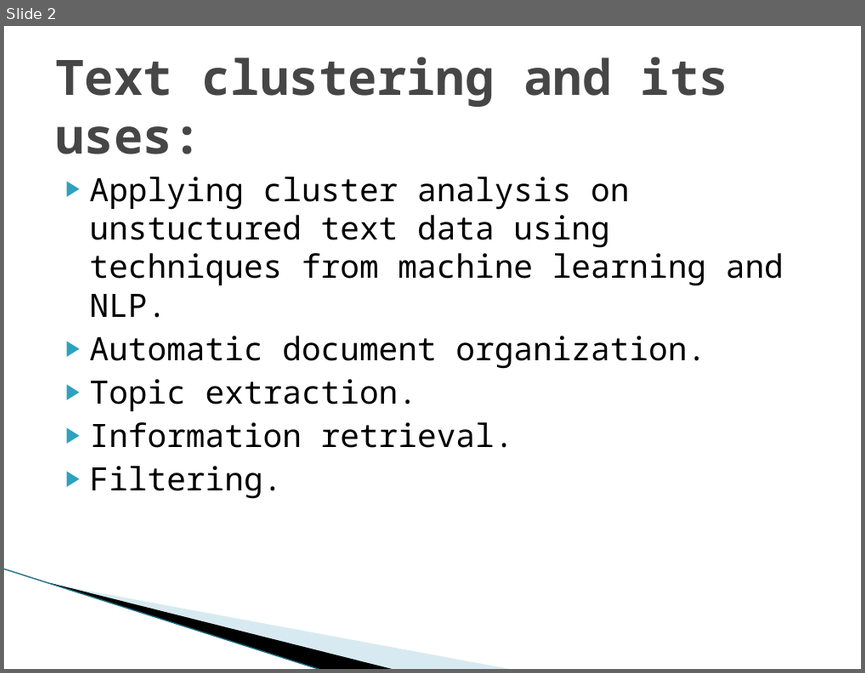
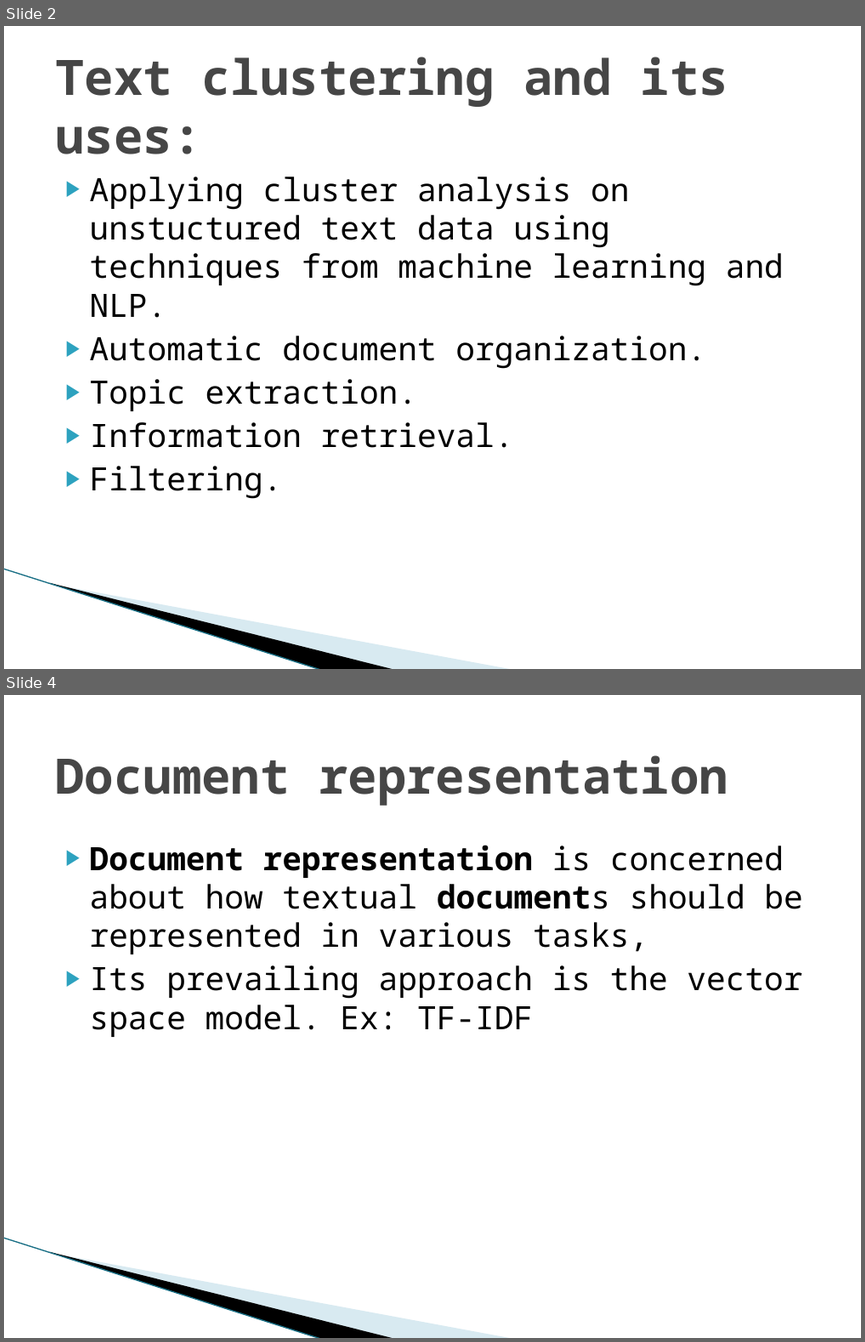
Before and after one commit to Ray784/mini_project, a slide deck: Project ppt.pptx. Shown one above the other, each under a label of ours: slide 2 before the commit, slides 2 and 4 after it; the slides between them are not shown. The pictures are 865x673 and 865x1342 pixels, drawn with LibreOffice and Linux fonts; fonts in the diff are those of the drawing; background and template pictures are left out. Boxes give left, top, right and bottom in pixels: in the first picture for what was removed or moved away, otherwise in the second. Text is boxed around its words. In the diff, an @@ line names an element or a change of style, - is before the commit and + after.

```diff
--- a/Project ppt.pptx
+++ b/Project ppt.pptx
@@ slide 4 added at [4, 695, 861, 1338], background #FFFFFF; not listed: 3 template elements that a slide beside it also shows @@
@@ title added at [55, 755, 728, 805], 41 pt, text #464646, bold @@
+Document representation
@@ text added at [90, 845, 802, 1037], 27 pt, text #000000 @@
+▶ Document representation is concerned about how textual documents should be represented in various tasks,
+▶ Its prevailing approach is the vector space model. Ex: TF-IDF
```
Also in this commit, not shown: 2 slides changed, 3 other slides added, 3 other files.
